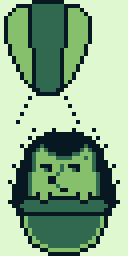
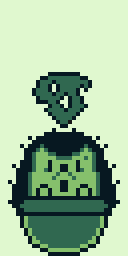
Two versions of the same layered image (w=128, h=256). Layer-by-layer changes:
added layer "BossBalloonDeflating" above "BossBalloon" over <box>4,0,96,204</box>
